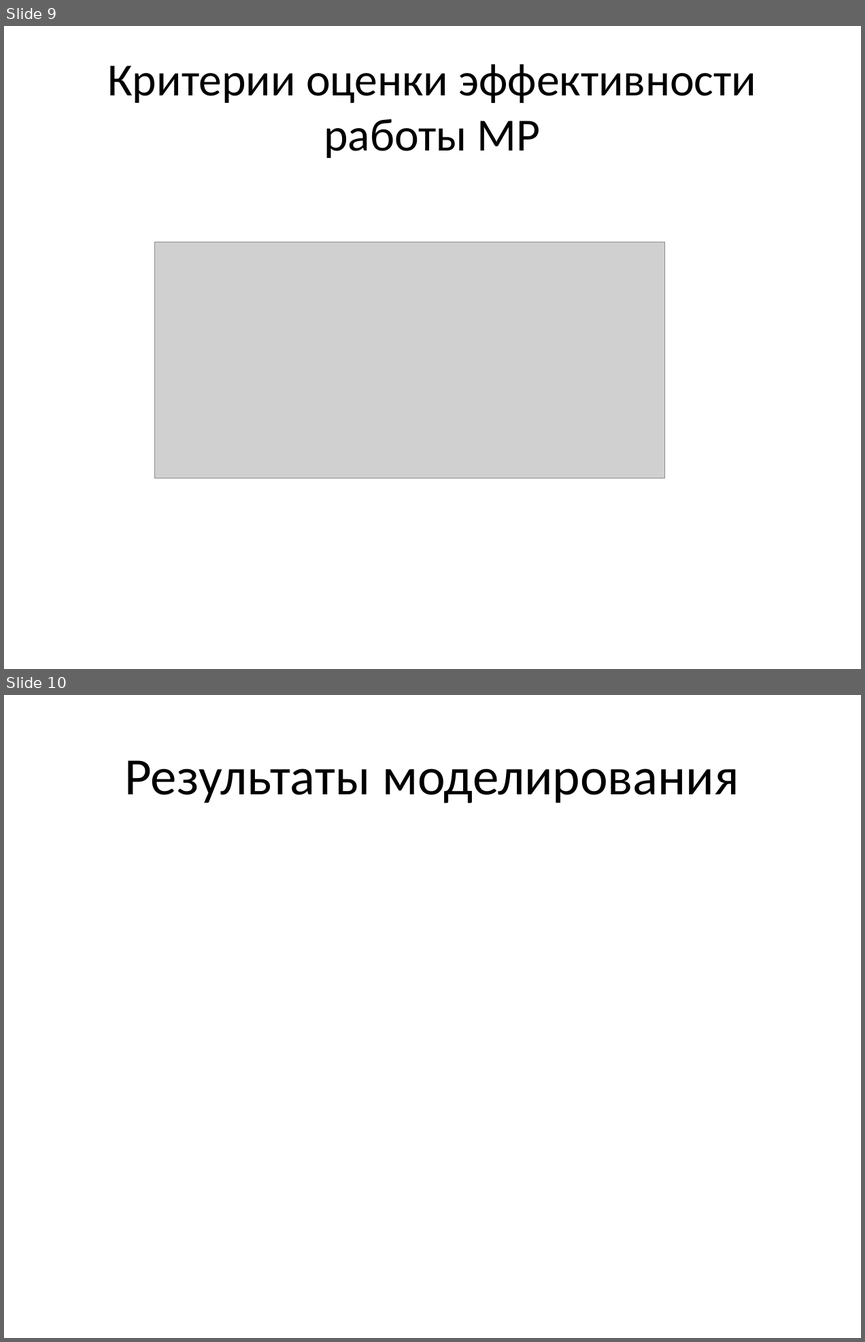
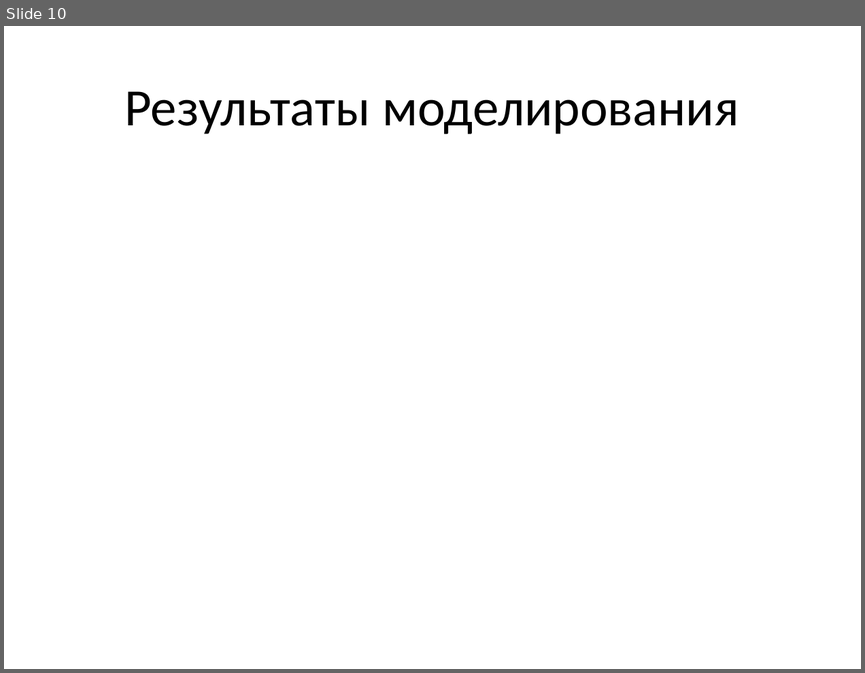
Before and after one commit to Rernamp/microphone_arrays, a slide deck: student_session_2021/Доклад.pptx. Shown one above the other, each under a label of ours: slides 9 and 10 before the commit, slide 10 after it. The pictures are 865x1342 and 865x673 pixels, drawn with LibreOffice and Linux fonts; fonts in the diff are those of the drawing; grey boxes stand for pictures. Boxes give left, top, right and bottom in pixels: in the first picture for what was removed or moved away, otherwise in the second. Text is boxed around its words. In the diff, an @@ line names an element or a change of style, - is before the commit and + after.

```diff
--- a/student_session_2021/Доклад.pptx
+++ b/student_session_2021/Доклад.pptx
@@ slide 9 removed at bbox=[4, 26, 861, 669], background #FFFFFF @@
@@ text removed at bbox=[107, 64, 757, 158] @@
-Критерии оценки эффективности работы МР
@@ picture removed at bbox=[155, 242, 664, 478] @@
```
Also in this commit, not shown: 4 slides changed, 4 slides added, 3 other slides removed.
